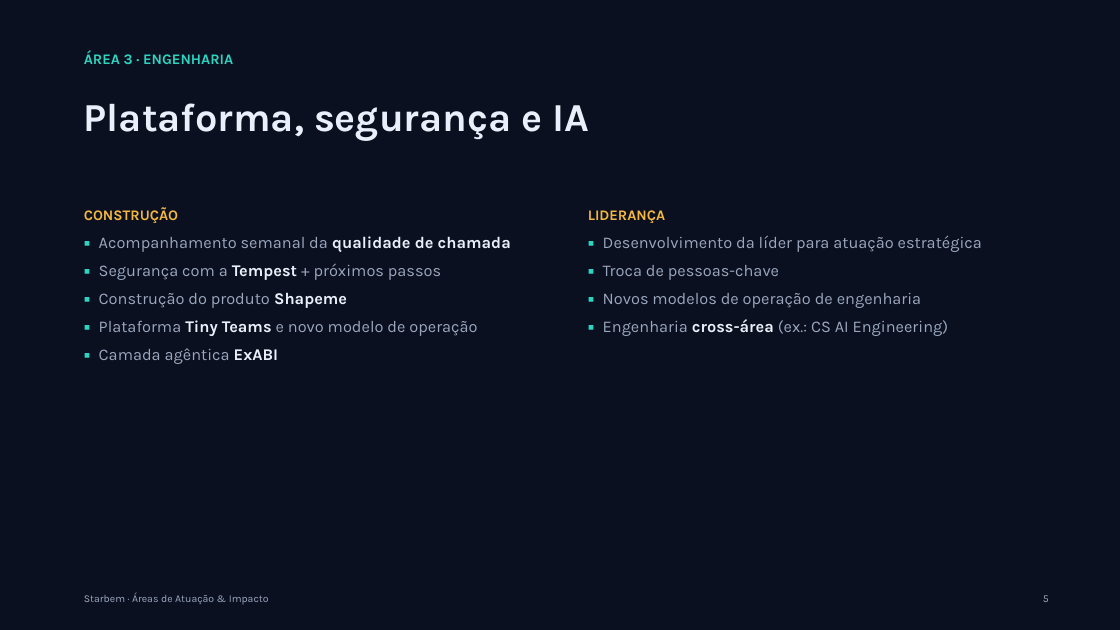
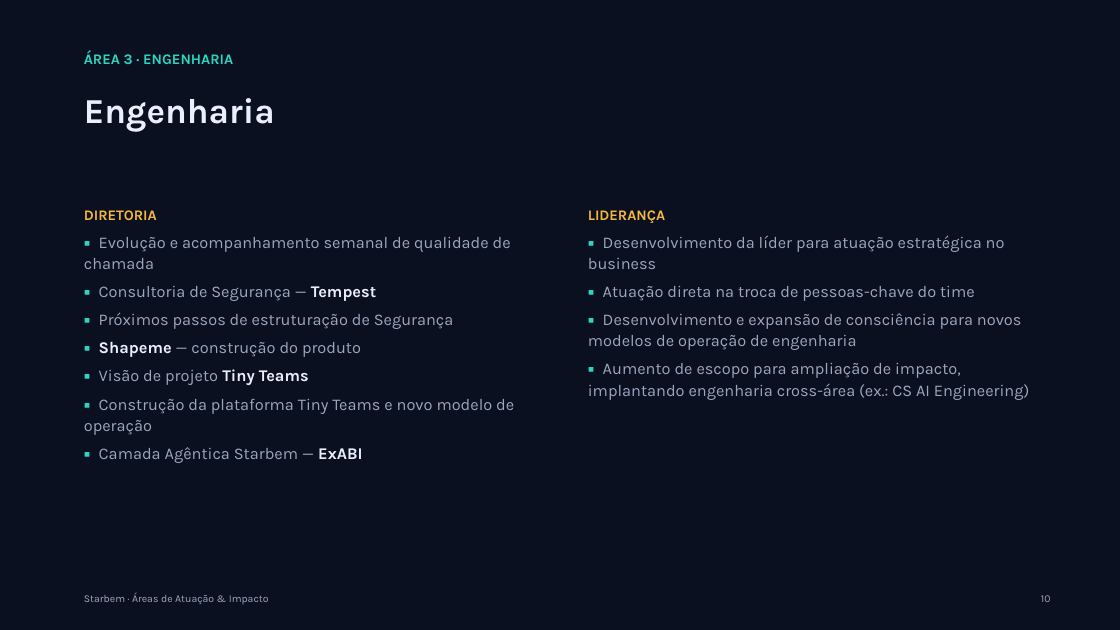
Before and after one commit to renato-dmb/agenda-facil, a slide deck: slide 10 of docs/conversa-ceo/apresentacao.pptx (slide 5 before the commit). Drawn at 1120x630 pixels with LibreOffice and Linux fonts; fonts in the diff are those of the drawing. Boxes give left, top, right and bottom in pixels: in the first picture for what was removed or moved away, otherwise in the second. Text is boxed around its words. In the diff, an @@ line names an element or a change of style, - is before the commit and + after.

```diff
--- a/docs/conversa-ceo/apresentacao.pptx
+++ b/docs/conversa-ceo/apresentacao.pptx
@@ text at (84,98,275,132): text changed; size 34 to 30 pt @@
-Plataforma, segurança e IA
+Engenharia
@@ text at (84,210,514,463): text changed @@
-CONSTRUÇÃO
-▪ Acompanhamento semanal da qualidade de chamada
-▪ Segurança com a Tempest + próximos passos
-▪ Construção do produto Shapeme
-▪ Plataforma Tiny Teams e novo modelo de operação
-▪ Camada agêntica ExABI
+DIRETORIA
+▪ Evolução e acompanhamento semanal de qualidade de chamada
+▪ Consultoria de Segurança — Tempest
+▪ Próximos passos de estruturação de Segurança
+▪ Shapeme — construção do produto
+▪ Visão de projeto Tiny Teams
+▪ Construção da plataforma Tiny Teams e novo modelo de operação
+▪ Camada Agêntica Starbem — ExABI
@@ text at (588,235,1029,400): text changed @@
-▪ Desenvolvimento da líder para atuação estratégica
-▪ Troca de pessoas-chave
-▪ Novos modelos de operação de engenharia
-▪ Engenharia cross-área (ex.: CS AI Engineering)
+▪ Desenvolvimento da líder para atuação estratégica no business
+▪ Atuação direta na troca de pessoas-chave do time
+▪ Desenvolvimento e expansão de consciência para novos modelos de operação de engenharia
+▪ Aumento de escopo para ampliação de impacto, implantando engenharia cross-área (ex.: CS AI Engineering)
@@ text at (1041,595,1051,602): text changed @@
-5
+10
```
Also in this commit, not shown: 9 other slides changed, 8 slides added, 1 slide removed, 2 other files.
